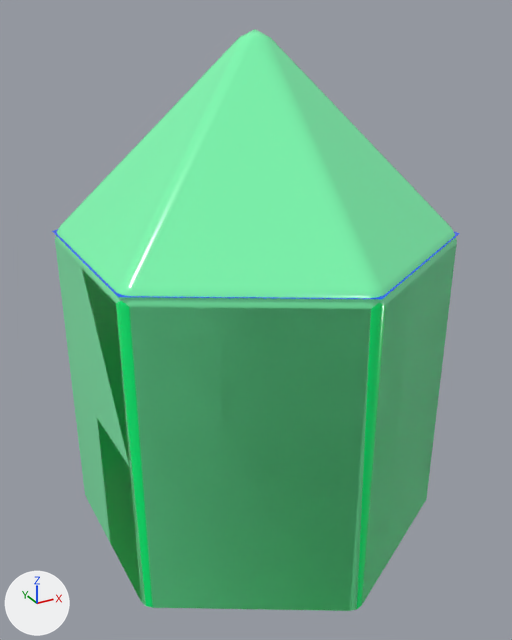
Renders of the Blender file assets/templates.blend from each side of a commit.
Both versions are drawn from a 50 mm lens placed at (-1.62, -2.95, 1.0), pointed at (-0.02, -0.05, -0.45). Lighting does not change. The marker at lower left points along +X, +Y and +Z. The same objects are shown in both versions, whatever each file hides.

Objects in the first picture: 'Land Hex', 'Mountains Hex', 'Water'.
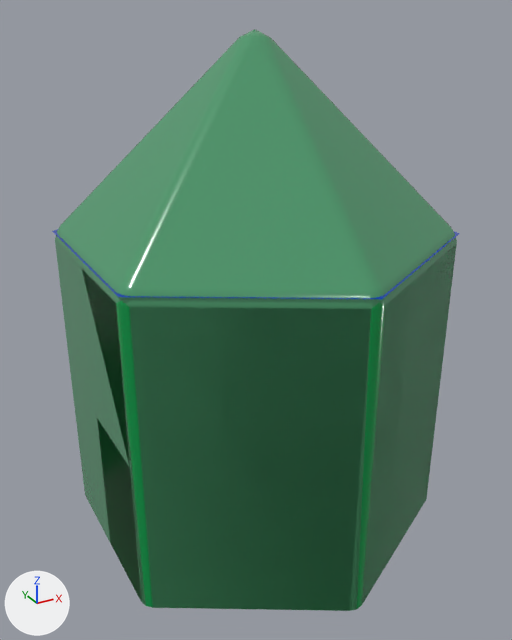
Changed parts and their boxes (x1, y1, x2, y2) in the pictures (512 x 640 px):
'Mountains Hex', recoloured
    both: (55, 29, 457, 611)
'Land Hex', recoloured
    both: (55, 237, 457, 609)

The change in detail:
Material 'MenuHex.001' (mat_menuhex_001) changes colour from green #00ff7a to green #009949; in linear values from (0.0, 1.0, 0.196) to (0.0, 0.319, 0.0673).
Material 'Mountain' (mat_mountain) changes colour from green #7fffb4 to green #4c996c; in linear values from (0.214, 1.0, 0.456) to (0.0732, 0.319, 0.15).
